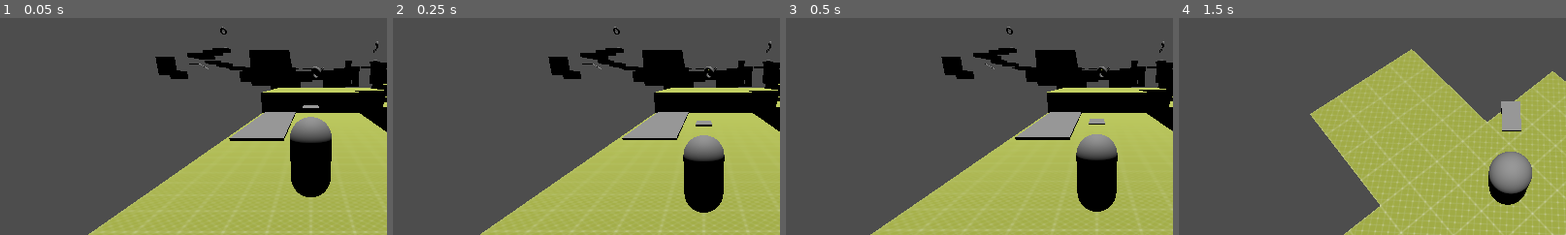
Above: before the commit, frames 1-4 (left to right).
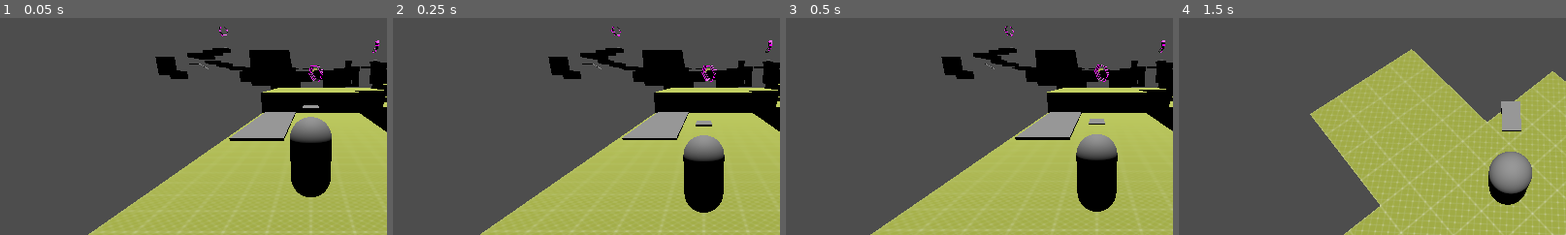
Above: after the commit, the same moments.

Repository: Nigel-Karunaratne/3DPlatformer_Godot4
Game: Godot game, scene res://level_scenes/sample_level.tscn
The game is run twice, just before and just after one commit, with the same random seed, the same clock (stepped at 60 frames per second) and the same inputs. The project has no main scene, so this scene is started directly.
Inputs (mouse positions are % of the whole screen's width and height, from its top left):
- Up to frame 1 (0.05 s): no input
- Up to frame 2 (0.25 s): no input
- Up to frame 3 (0.5 s): no input
- Up to frame 4 (1.5 s): tap Enter at 0.5 s; move the mouse to (49, 52) at 0.52 s; hold W (move_forward) from 0.53 s (still down); tap R at 0.6 s; tap Space (jump) at 0.77 s; move the mouse to (57, 51) at 1.27 s; tap T at 1.35 s
The pictures show only the part of the screen within x 10-60%, y 14-64%; the shares and areas given below are measured in that part.

The runs differ from the first frame. In frame 1, 0.2% of the frame differs, in the area x 56-98%, y 4-30%; in frame 2, 0.2%; in frame 3, 0.2%; in frame 4, nothing differs.
Error after the commit: Invalid access to property or key 'rotation_speed' on a base object of type 'null instance'. (res://scripts/launcher_controller.gd:25)

Commit message:
Added Launcher model, rotates, animates when used
uses tween to do animation
new enum LauncherType added to launcher_controller

Diff:
--- /dev/null
+++ b/materials/m_launcher.tres
@@ -0,0 +1,12 @@
+[gd_resource type="StandardMaterial3D" load_steps=2 format=3 uid="uid://co5bp4y5bkb5i"]
+
+[ext_resource type="Texture2D" uid="uid://wu1cmwt58jfq" path="res://textures/LauncherTexture.png" id="1_fw8fy"]
+
+[resource]
+albedo_color = Color(0.913725, 0.521569, 1, 1)
+albedo_texture = ExtResource("1_fw8fy")
+emission_enabled = true
+emission = Color(1, 0, 0.984314, 1)
+emission_operator = 1
+emission_texture = ExtResource("1_fw8fy")
+texture_filter = 0
--- a/prefab_scenes/launcher.tscn
+++ b/prefab_scenes/launcher.tscn
@@ -1,21 +1,25 @@
-[gd_scene load_steps=4 format=3 uid="uid://klut8o1nqtbs"]
+[gd_scene load_steps=5 format=3 uid="uid://klut8o1nqtbs"]
 
 [ext_resource type="Script" path="res://scripts/launcher_controller.gd" id="1_7wgnt"]
+[ext_resource type="PackedScene" uid="uid://bmr5qxg1xbrsa" path="res://models/launcher.glb" id="2_kk5nk"]
+[ext_resource type="Script" path="res://scripts/launcher_rotation.gd" id="3_s7kqk"]
 
-[sub_resource type="SphereShape3D" id="SphereShape3D_xlans"]
-radius = 0.7
-
-[sub_resource type="TorusMesh" id="TorusMesh_kw878"]
+[sub_resource type="CylinderShape3D" id="CylinderShape3D_ieaj2"]
+height = 0.602973
+radius = 1.16301
 
 [node name="Launcher" type="Area3D"]
 script = ExtResource("1_7wgnt")
 velocity = 20.0
 
 [node name="CollisionShape3D" type="CollisionShape3D" parent="."]
-shape = SubResource("SphereShape3D_xlans")
+transform = Transform3D(1, 0, 0, 0, -4.37114e-08, 1, 0, -1, -4.37114e-08, 0, 0, 0)
+shape = SubResource("CylinderShape3D_ieaj2")
 
-[node name="MeshInstance3D" type="MeshInstance3D" parent="."]
-transform = Transform3D(1, 0, 0, 0, -4.37114e-08, -1, 0, 1, -4.37114e-08, 0, 0, 0)
-mesh = SubResource("TorusMesh_kw878")
+[node name="launcher" parent="." instance=ExtResource("2_kk5nk")]
+transform = Transform3D(-4.37114e-08, 0, 1, 0, 1, 0, -1, 0, -4.37114e-08, 0, 0, 0)
+script = ExtResource("3_s7kqk")
+rotation_speed = 0.5
+rotation_axis = Vector3(1, 0, 0)
 
 [connection signal="body_entered" from="." to="." method="_on_body_entered"]
--- a/scripts/launcher_controller.gd
+++ b/scripts/launcher_controller.gd
@@ -1,7 +1,16 @@
 extends Area3D
 
+enum LauncherType {
+	AIR,
+	SPRING,
+}
+
+@export var launcher_type : LauncherType = LauncherType.AIR
 @export var velocity: float = 100
 @export var overwrite_velocity = false
+
+var tween : Tween
+var spring_og_speed : float
 
 enum UsedBasis {
 	BASIS_Z_MINUS,
@@ -10,6 +19,10 @@
 
 @export var direction: UsedBasis
 @export var additional_direction: Vector3 = Vector3.ZERO
+
+func _ready():
+	if launcher_type == LauncherType.AIR:
+		spring_og_speed = $launcher.rotation_speed
 
 func _on_body_entered(body:Node3D):
 	if body is PlayerMove:
@@ -24,3 +37,12 @@
 					body.velocity = Vector3.ZERO
 				body.launch_player_spring((velocity * -basis.z))
 				body.velocity += additional_direction
+
+		#Animate
+		if tween:
+			tween.kill()
+		match launcher_type:
+			LauncherType.AIR:
+				tween = get_tree().create_tween().bind_node(self).set_trans(Tween.TRANS_SPRING)
+				tween.tween_property($launcher, "rotation_speed", spring_og_speed * 15, 0.1)
+				tween.tween_property($launcher, "rotation_speed", spring_og_speed, 3)
--- /dev/null
+++ b/scripts/launcher_rotation.gd
@@ -0,0 +1,8 @@
+extends Node3D
+
+@export var rotation_speed : float = 1
+@export var rotation_axis : Vector3 = Vector3(0.0, 0.0, 1.0)
+
+# Called every frame. 'delta' is the elapsed time since the previous frame.
+func _process(delta):
+	rotate_object_local(rotation_axis, rotation_speed * delta)
Binary file added: models/launcher.glb
Not shown, added: models/launcher.glb.import
Binary file added: textures/LauncherTexture.png
Not shown, added: textures/LauncherTexture.png.import
